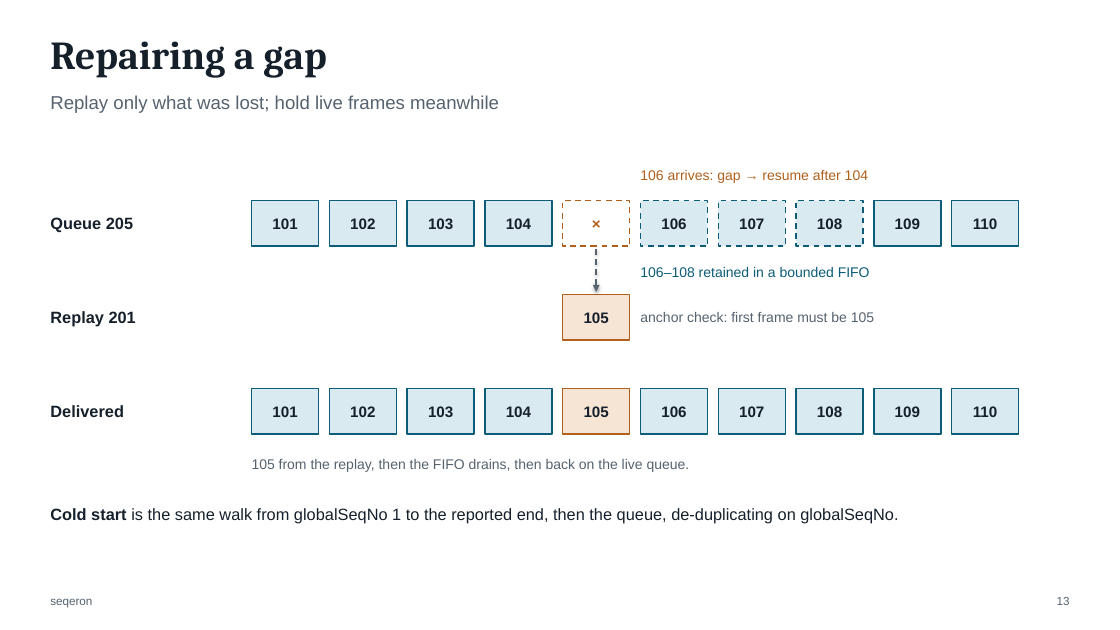
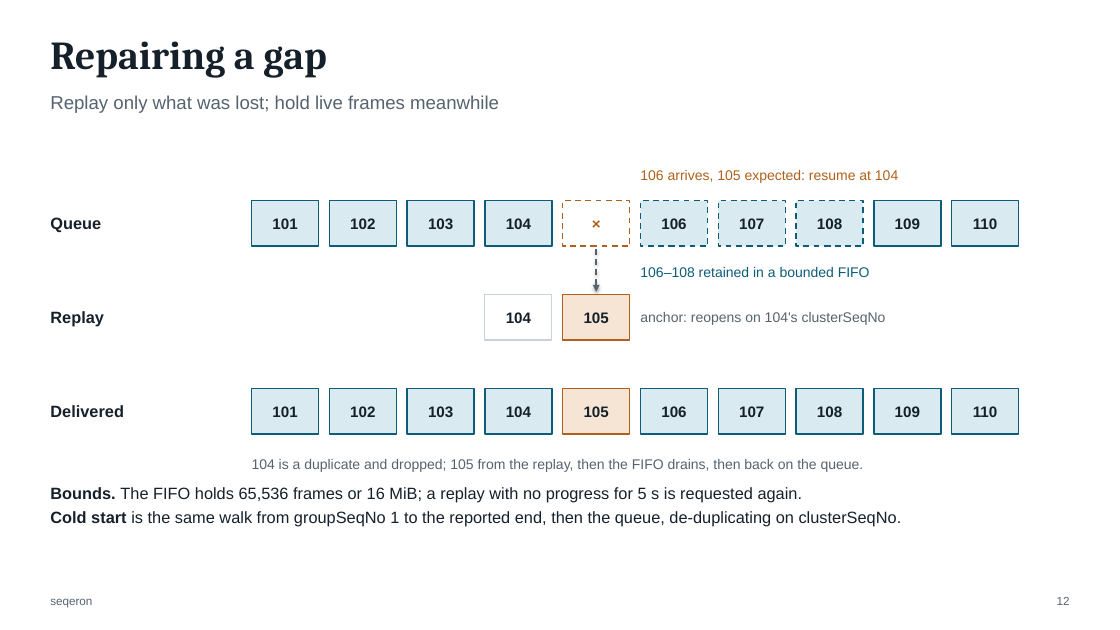
Before and after one commit to FredrikJDahlberg/seqeron, a slide deck: slide 12 of doc/presentation/seqeron-architecture.pptx (slide 13 before the commit). Drawn at 1120x630 pixels with LibreOffice and Linux fonts; fonts in the diff are those of the drawing. Boxes give left, top, right and bottom in pixels: in the first picture for what was removed or moved away, otherwise in the second. Text is boxed around its words. In the diff, an @@ line names an element or a change of style, - is before the commit and + after.

```diff
--- a/doc/presentation/seqeron-architecture.pptx
+++ b/doc/presentation/seqeron-architecture.pptx
@@ text at (640, 170, 898, 183): text changed @@
-106 arrives: gap → resume after 104
+106 arrives, 105 expected: resume at 104
@@ text at (50, 217, 101, 233): text changed @@
-Queue 205
+Queue
@@ rectangle added at (485, 295, 552, 340), fill #FFFFFF, outline #C9D2DA 1 pt, 13 pt, text #15202B, bold @@
+104
@@ text at (50, 311, 104, 327): text changed @@
-Replay 201
+Replay
@@ text at (640, 312, 886, 325): text changed @@
-anchor check: first frame must be 105
+anchor: reopens on 104's clusterSeqNo
@@ text at (252, 459, 864, 472): text changed @@
-105 from the replay, then the FIFO drains, then back on the live queue.
+104 is a duplicate and dropped; 105 from the replay, then the FIFO drains, then back on the queue.
@@ text at (50, 487, 902, 527): text changed @@
-Cold start is the same walk from globalSeqNo 1 to the reported end, then the queue, de-duplicating on globalSeqNo.
+Bounds. The FIFO holds 65,536 frames or 16 MiB; a replay with no progress for 5 s is requested again.
+Cold start is the same walk from groupSeqNo 1 to the reported end, then the queue, de-duplicating on clusterSeqNo.
```
Also in this commit, not shown: 16 other slides changed, 1 slide added, 31 slides removed, 60 other files.
